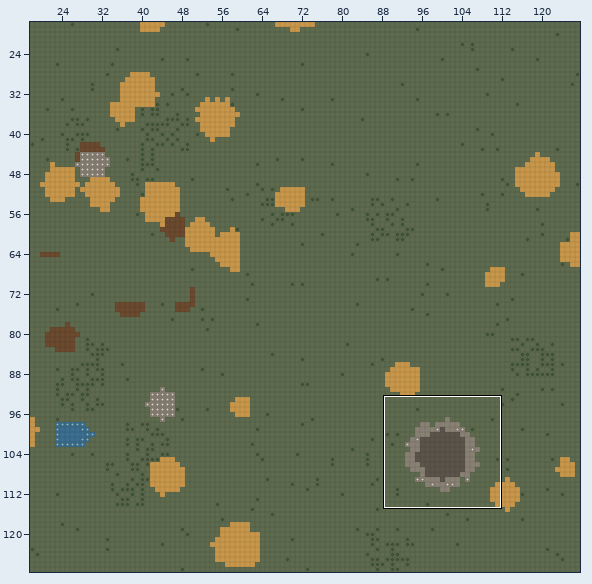
Level history. Tiled map (JSON): tools/tiled/fases/fase-05-campina-grande.tmj. Above: a wide view before the commit, with the close-up outlined.
Close-up. Old version:
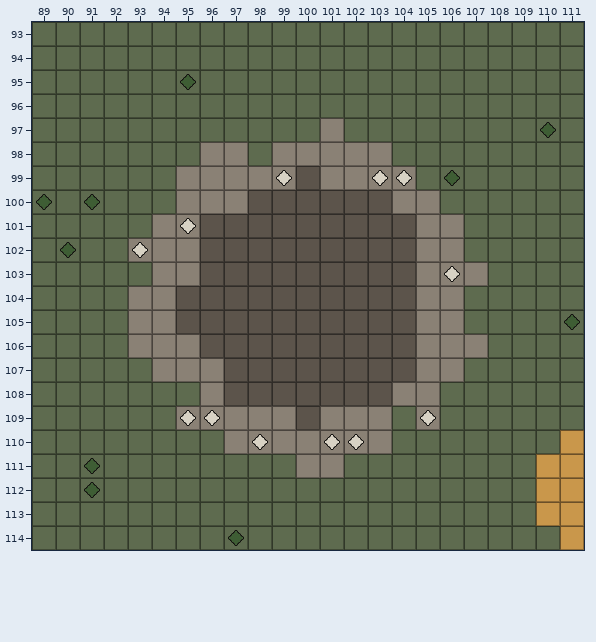
Cells are 32x32 px. Shown: x 89..111, y 93..114. The commit also changed other parts of the map, which this record leaves out.
After the commit:
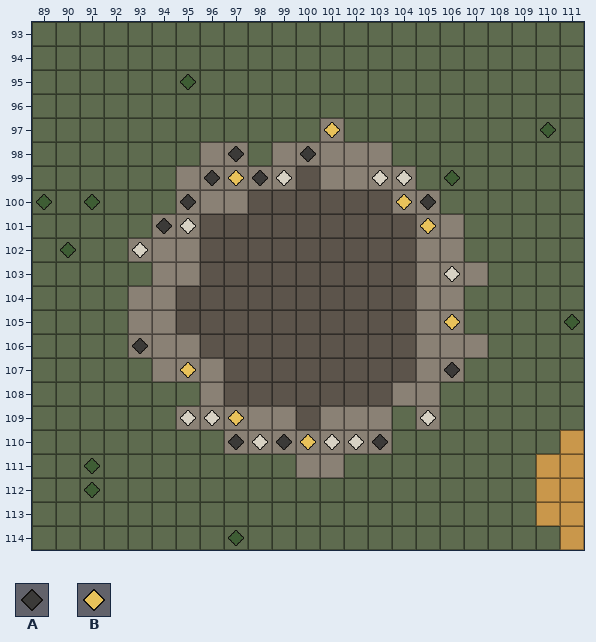
Key: from "paleta": A 10, B 12.
_ is an empty cell.
Changes in this commit:
Layer "recursos":
The edit adds tile A in row 98 at x 97 and 100; in row 99 at x 96 and 98; in row 100 at x 95 and 105; in row 101 at x 94; in row 106 at x 93; in row 107 at x 106.
The edit adds tile A in row 110 at x 97, 99 and 103.
The edit adds tile B in row 97 at x 101; in row 99 at x 97; in row 100 at x 104; in row 101 at x 105; in row 105 at x 106; in row 107 at x 95.
The edit adds tile B in row 109 at x 97; in row 110 at x 100.
